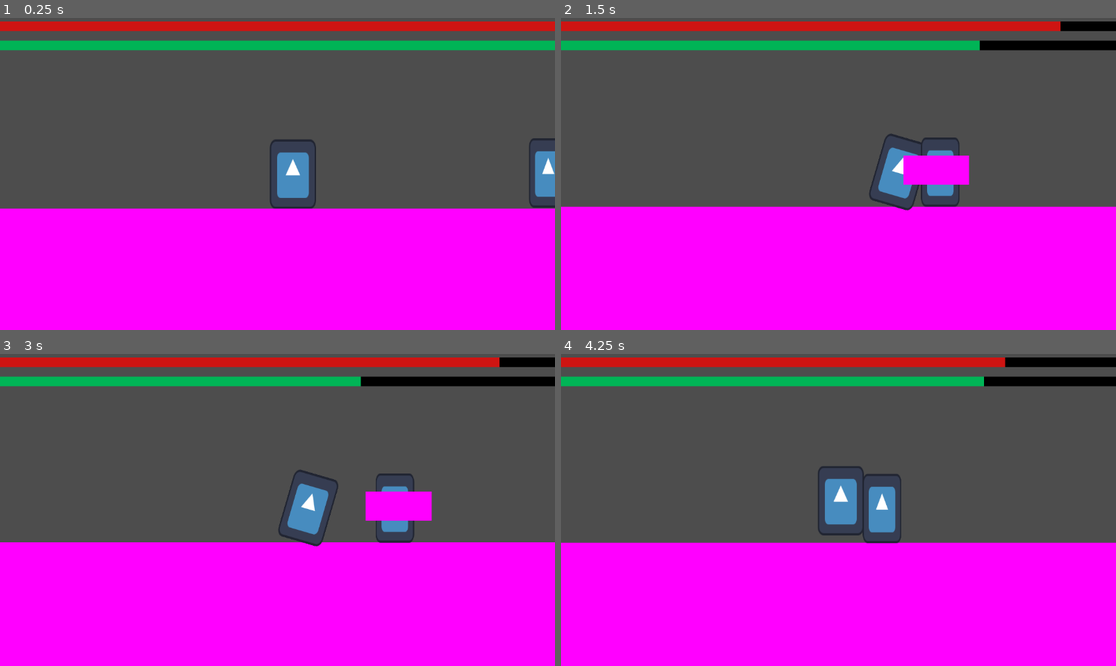
Above: before the commit, frames 1-4 (two rows, left to right).
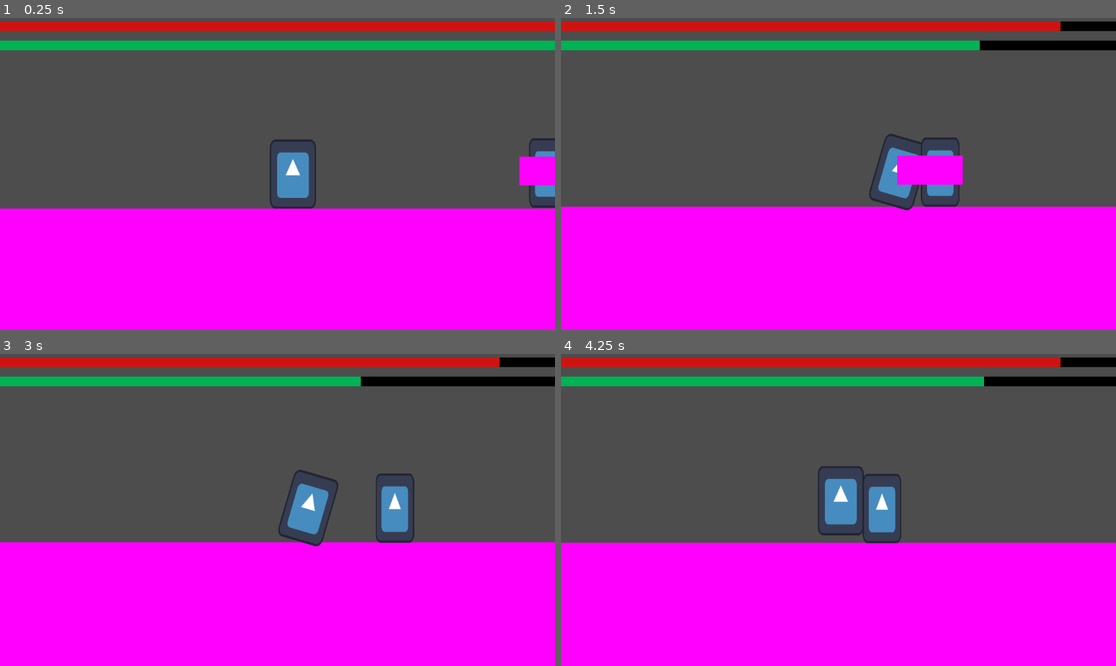
Above: after the commit, the same moments.

Repository: CodeScratcher/soulslike
Game: Godot game, scene res://Levels/test_scene.tscn
Two runs of this game, one before a commit and one after it. Both use one fixed random seed, a clock stepped at 60 frames per second and the inputs below. The engine's default icon, where the game draws it, is replaced by a stand-in: a white triangle on a blue panel in a dark square.
Inputs (mouse positions are in pixels of both pictures, inside the frame that each line leads up to):
- Up to frame 1 (0.25 s): no input
- Up to frame 2 (1.5 s): move the mouse to (960, 158) at 0.52 s; hold D (right) from 0.53 s (still down); click (960, 158) at 0.6 s; tap W (jump) at 0.77 s; move the mouse to (727, 189) at 1.27 s; tap Space (roll) at 1.35 s
- Up to frame 3 (3 s): tap W (jump) at 1.52 s; move the mouse to (333, 441) at 2.02 s; release D (right) at 2.03 s; hold A (left) 2.03-2.78 s; click (333, 441) at 2.1 s; move the mouse to (249, 572) at 2.77 s; hold D (right) from 2.78 s (still down); tap Space (roll) at 2.85 s
- Up to frame 4 (4.25 s): keep holding D (right); tap W (jump) at 3.02, 3.77 s; move the mouse to (1005, 556) at 3.52 s; click (1005, 556) at 3.6 s

The runs differ from the first frame. In frame 1, 0.6% of the frame differs, in the area x 93-100%, y 44-54%; in frame 2, 0.2%; in frame 3, 1.1%, in the area x 65-78%, y 44-54%; in frame 4, 0.3%.

Commit message:
set up flipping

Diff:
--- a/Objects/test_enemy.tscn
+++ b/Objects/test_enemy.tscn
@@ -54,7 +54,7 @@
 "times": PackedFloat32Array(0.1, 0.4, 0.7, 1),
 "transitions": PackedFloat32Array(1, 1, 1, 1),
 "update": 0,
-"values": [Vector2(0, 0), Vector2(-50, 0), Vector2(-10, 0), Vector2(0, 0)]
+"values": [Vector2(0, 0), Vector2(50, 0), Vector2(-10, 0), Vector2(0, 0)]
 }
 
 [sub_resource type="AnimationLibrary" id="AnimationLibrary_p3w34"]
@@ -68,7 +68,7 @@
 size = Vector2(68.25, 31)
 
 [sub_resource type="RectangleShape2D" id="RectangleShape2D_70ng5"]
-size = Vector2(64, 56)
+size = Vector2(1.2e+07, 6.40003e+06)
 
 [node name="TestEnemy" type="CharacterBody2D"]
 collision_layer = 4
@@ -113,7 +113,6 @@
 }
 
 [node name="Hitbox" type="Area2D" parent="."]
-visible = false
 collision_layer = 2
 
 [node name="Sprite2D" type="Sprite2D" parent="Hitbox"]
@@ -124,13 +123,13 @@
 [node name="CollisionShape2D" type="CollisionShape2D" parent="Hitbox"]
 position = Vector2(24, 32)
 shape = SubResource("RectangleShape2D_8mevr")
-disabled = true
 
 [node name="AttackArea" type="Area2D" parent="."]
 collision_mask = 9
 
 [node name="CollisionShape2D" type="CollisionShape2D" parent="AttackArea"]
-position = Vector2(-32, 36)
+position = Vector2(64, 34)
+scale = Vector2(1e-05, 1e-05)
 shape = SubResource("RectangleShape2D_70ng5")
 
 [connection signal="area_entered" from="Hurtbox" to="." method="enemy_bonked"]
--- a/Scripts/test_enemy.gd
+++ b/Scripts/test_enemy.gd
@@ -14,6 +14,12 @@
 
 	if target:
 		velocity.x = sign(global_position.direction_to(target.global_position).x) * SPEED
+
+	if velocity.x != 0:
+		$Sprite2D.flip_h = sign(velocity.x) > 0
+		$Hitbox.scale.x = sign(velocity.x)
+		$AttackArea.position.x
+		$AttackArea.scale.x = sign(velocity.x)
 
 	move_and_slide()
 
